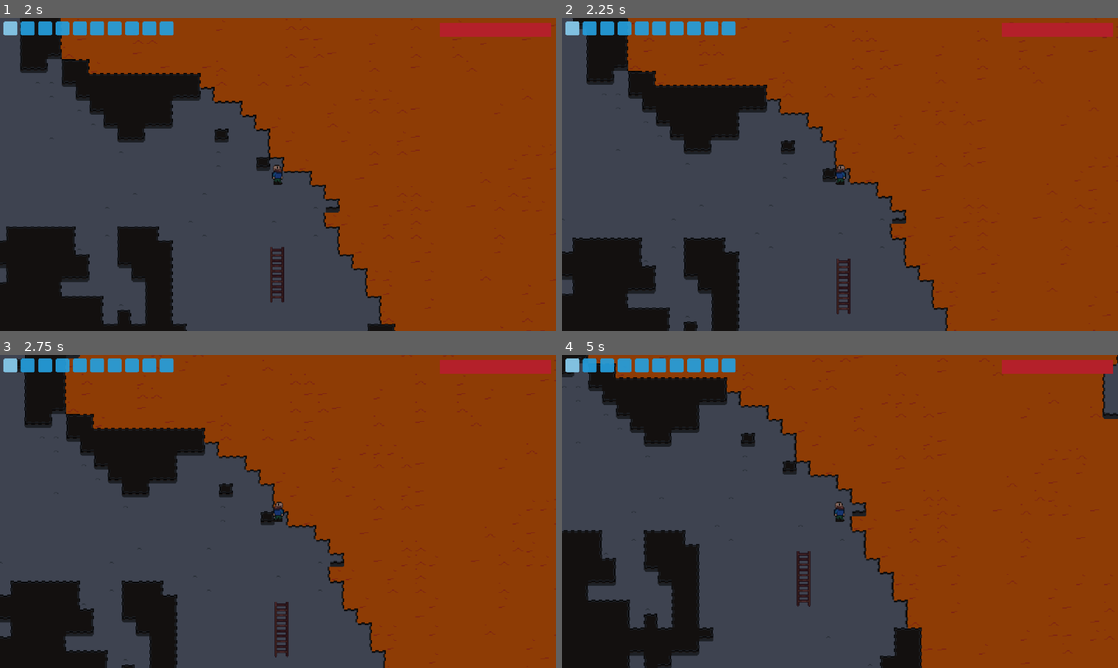
Above: before the commit, frames 1-4 (two rows, left to right).
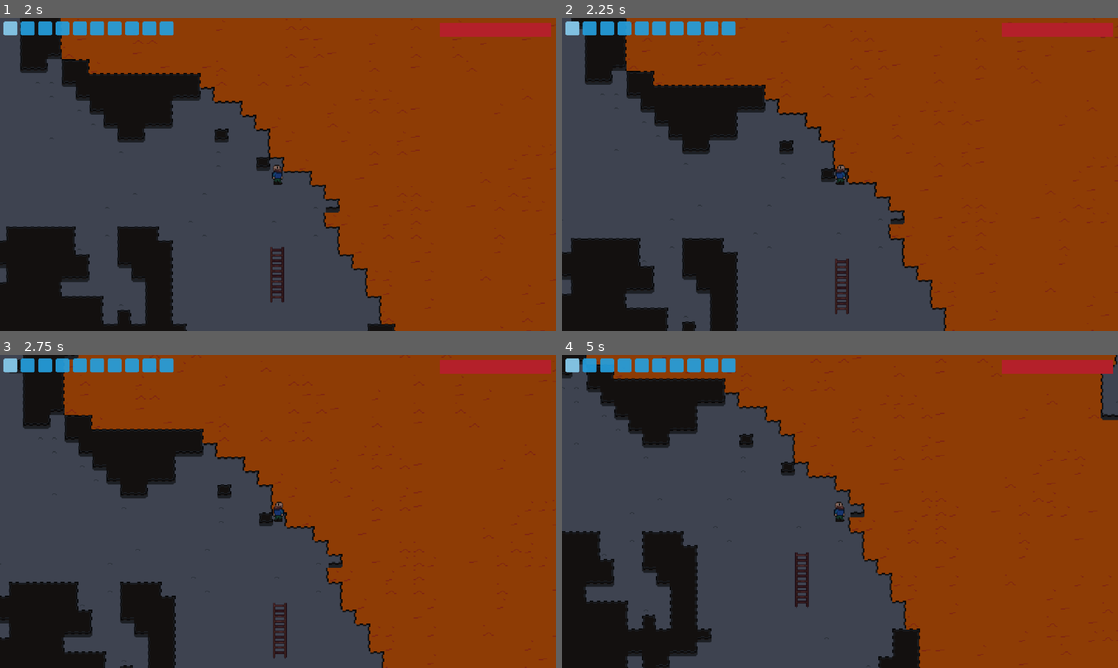
Above: after the commit, the same moments.

Repository: spsJakubSzydlowski/Evergrint
Game: Godot game, scene res://scenes/underground.tscn
Two runs of this game, one before a commit and one after it. Both use one fixed random seed, a clock stepped at 60 frames per second and the inputs below. This scene is started directly instead of the project's main scene.
Inputs (mouse positions are in pixels of both pictures, inside the frame that each line leads up to):
- Up to frame 1 (2 s): tap Enter at 0.5 s; move the mouse to (11, 27) at 0.52 s; hold Up from 0.53 s (still down); tap A (a) at 0.6 s; click (11, 27) at 0.67 s; tap D (d) at 0.8, 1.35 s; click (11, 27) at 1.42 s; tap S (s) at 1.55 s
- Up to frame 2 (2.25 s): release Up at 2.03 s; hold Left from 2.03 s (still down); tap S (s) at 2.1 s; click (573, 27) at 2.17 s
- Up to frame 3 (2.75 s): keep holding Left; tap W (w) at 2.3 s
- Up to frame 4 (5 s): tap W (w) at 2.85 s; click (573, 364) at 2.92 s; tap A (a) at 3.05, 3.6 s; release Left at 3.53 s; hold Down 3.53-4.28 s; click (573, 364) at 3.67 s; tap D (d) at 3.8 s; hold Right from 4.28 s (still down); click (573, 364) at 4.35 s; tap S (s) at 4.55 s

Frame 1 is identical in both runs. In frame 2, 1.7% of the frame differs, in the area x 0-100%, y 0-100%; in frame 3, 2.3%; in frame 4, 2.8%.

Commit message:
stuck fix

Diff:
--- a/scenes/player.tscn
+++ b/scenes/player.tscn
@@ -3,8 +3,8 @@
 [ext_resource type="Script" uid="uid://c0c4tt6r1hejr" path="res://scripts/player/player.gd" id="1_g2els"]
 [ext_resource type="SpriteFrames" uid="uid://b3fnay367al5q" path="res://sprite_frames/player.tres" id="2_g2els"]
 
-[sub_resource type="CircleShape2D" id="CircleShape2D_qhqgy"]
-radius = 4.0
+[sub_resource type="RectangleShape2D" id="RectangleShape2D_dqkch"]
+size = Vector2(10, 6)
 
 [sub_resource type="CircleShape2D" id="CircleShape2D_g2els"]
 radius = 40.0
@@ -111,8 +111,8 @@
 script = ExtResource("1_g2els")
 
 [node name="pickup_collision" type="CollisionShape2D" parent="." unique_id=1433754025]
-position = Vector2(0, -4)
-shape = SubResource("CircleShape2D_qhqgy")
+position = Vector2(-1, -3)
+shape = SubResource("RectangleShape2D_dqkch")
 
 [node name="AnimatedSprite2D" type="AnimatedSprite2D" parent="." unique_id=1935572899]
 y_sort_enabled = true
--- a/scenes/underground.tscn
+++ b/scenes/underground.tscn
@@ -17,6 +17,7 @@
 [node name="ObjectLayer" type="TileMapLayer" parent="." unique_id=475805565 groups=["objectmap"]]
 y_sort_enabled = true
 tile_set = ExtResource("4_5558j")
+navigation_enabled = false
 
 [node name="CanvasModulate" type="CanvasModulate" parent="." unique_id=149757864]
 color = Color(0.5689725, 0.5689728, 0.5689727, 1)
